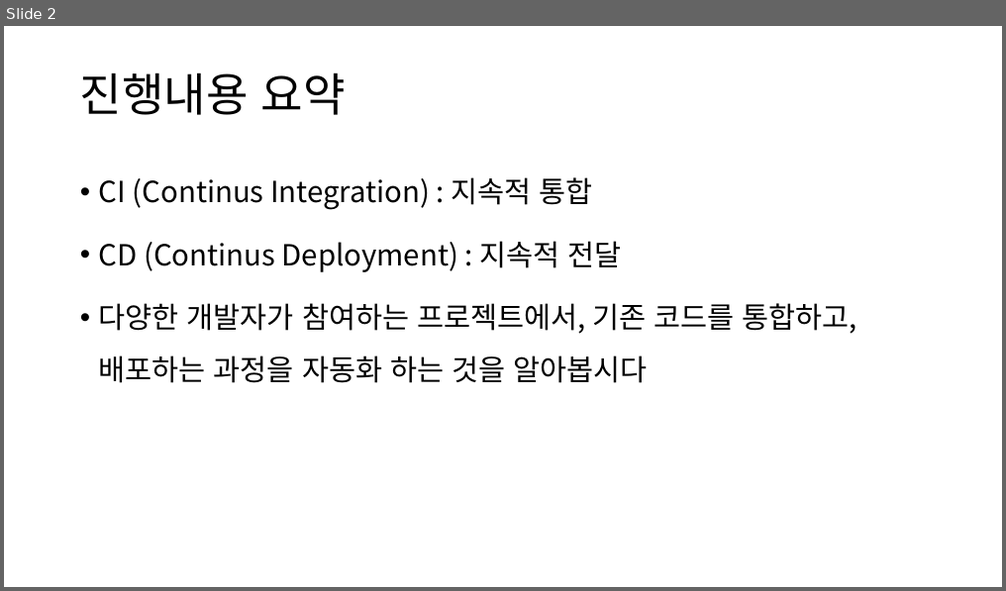
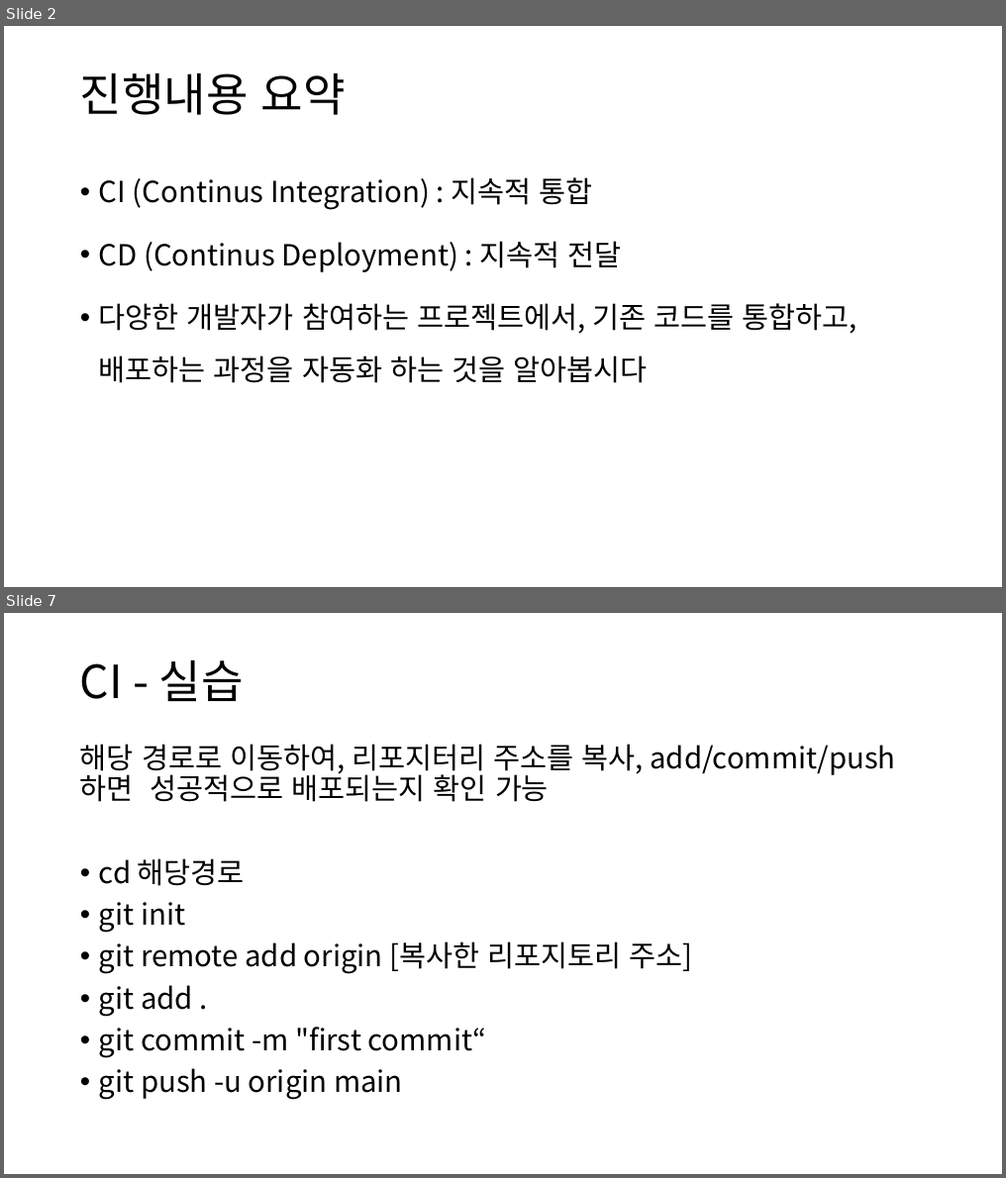
Before and after one commit to truthsj/ds4th_study, a slide deck: source/도커심화_한권으로_배우는_도커_&_쿠버네티스/ch11_깃허브 액션과 ArgoCD를 활용한 CICD.pptx. Shown one above the other, each under a label of ours: slide 2 before the commit, slides 2 and 7 after it; the slides between them are not shown. The pictures are 1006x591 and 1006x1178 pixels, drawn with LibreOffice and Linux fonts; fonts in the diff are those of the drawing. Boxes give left, top, right and bottom in pixels: in the first picture for what was removed or moved away, otherwise in the second. Text is boxed around its words. In the diff, an @@ line names an element or a change of style, - is before the commit and + after.

```diff
--- a/source/도커심화_한권으로_배우는_도커_&_쿠버네티스/ch11_깃허브 액션과 ArgoCD를 활용한 CICD.pptx
+++ b/source/도커심화_한권으로_배우는_도커_&_쿠버네티스/ch11_깃허브 액션과 ArgoCD를 활용한 CICD.pptx
@@ slide 7 added at box(4, 613, 1002, 1174), background #FFFFFF @@
@@ title added at box(80, 660, 244, 701), 44 pt, text #000000 @@
+CI - 실습
@@ text added at box(80, 744, 895, 1100), 28 pt, text #000000 @@
+해당 경로로 이동하여, 리포지터리 주소를 복사, add/commit/push하면 성공적으로 배포되는지 확인 가능
+• cd 해당경로
+• git init
+• git remote add origin [복사한 리포지토리 주소]
+• git add .
+• git commit -m "first commit“
+• git push -u origin main
```
Also in this commit, not shown: 3 slides changed, 5 other slides added, 6 slides removed.
